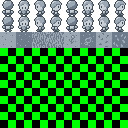
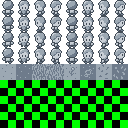
The second 128px x 128px image is a revision of the first. Changes to its layers:
painted on "Background" over 0, 10, 128, 80
